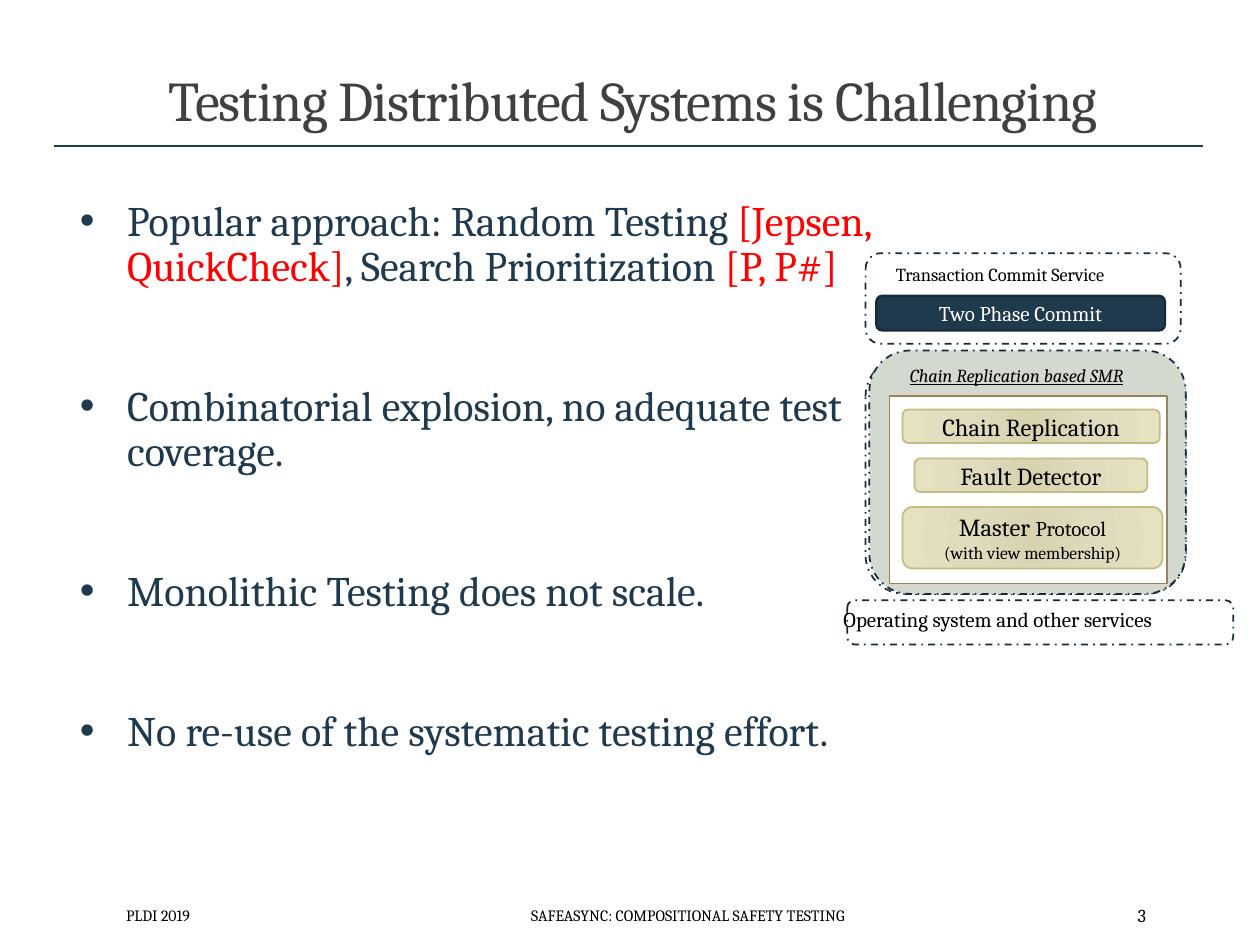
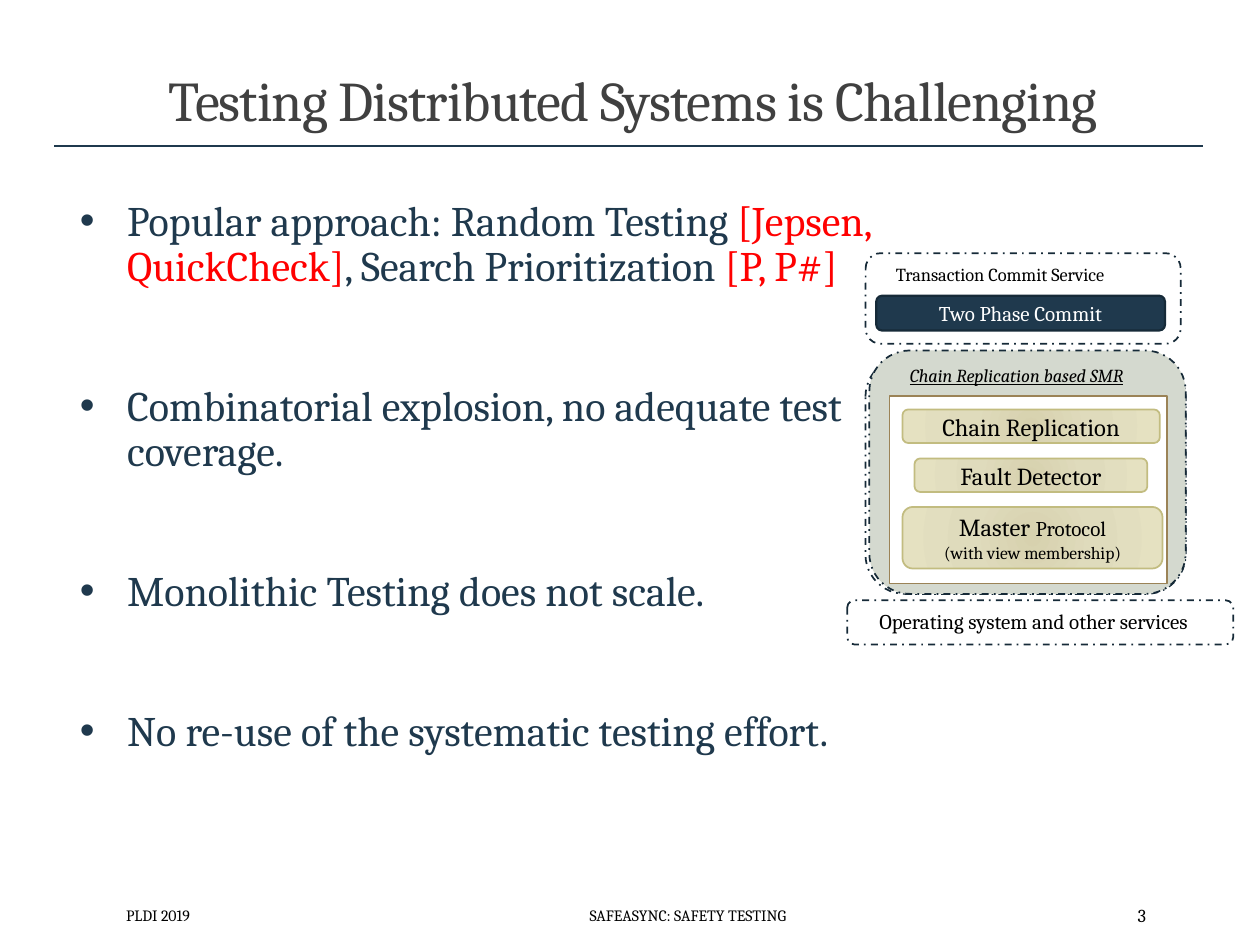
Before and after one commit to p-org/plditutorial, a slide deck: slide 3 of Presentations/MonolithicSafetyTesting.pptx. Drawn at 1260x945 pixels with LibreOffice and Linux fonts; fonts in the diff are those of the drawing. Boxes give left, top, right and bottom in pixels: in the first picture for what was removed or moved away, otherwise in the second. Text is boxed around its words. In the diff, an @@ line names an element or a change of style, - is before the commit and + after.

```diff
--- a/Presentations/MonolithicSafetyTesting.pptx
+++ b/Presentations/MonolithicSafetyTesting.pptx
@@ text "Operating system and other services" rewrapped from (843, 608, 1152, 633) to (879, 614, 1188, 634) @@
@@ text at (590, 910, 786, 921): text changed @@
-SAFEASYNC: COMPOSITIONAL SAFETY TESTING
+SAFEASYNC: SAFETY TESTING
```
Also in this commit, not shown: 20 other slides changed, 2 slides removed, 12 other files.
